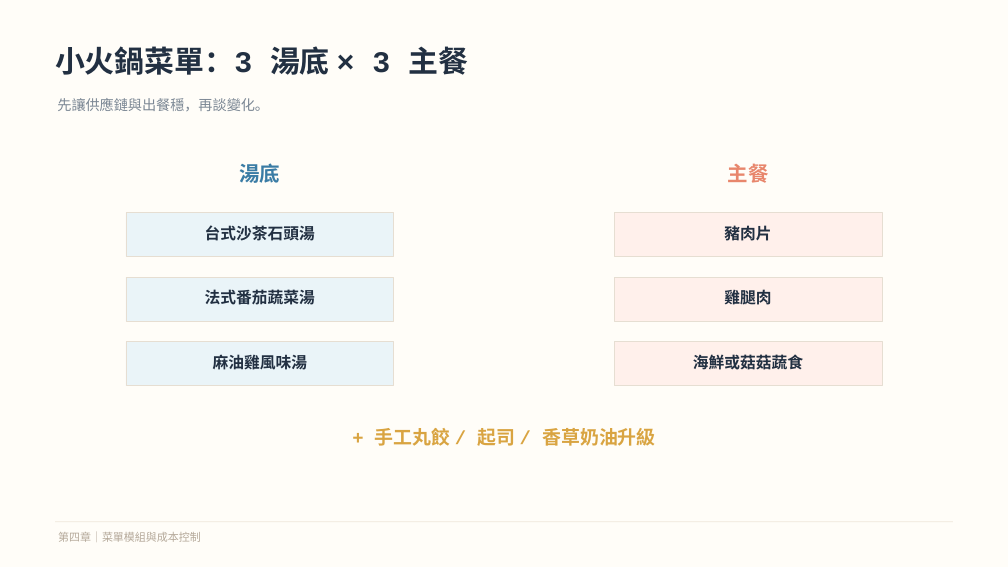
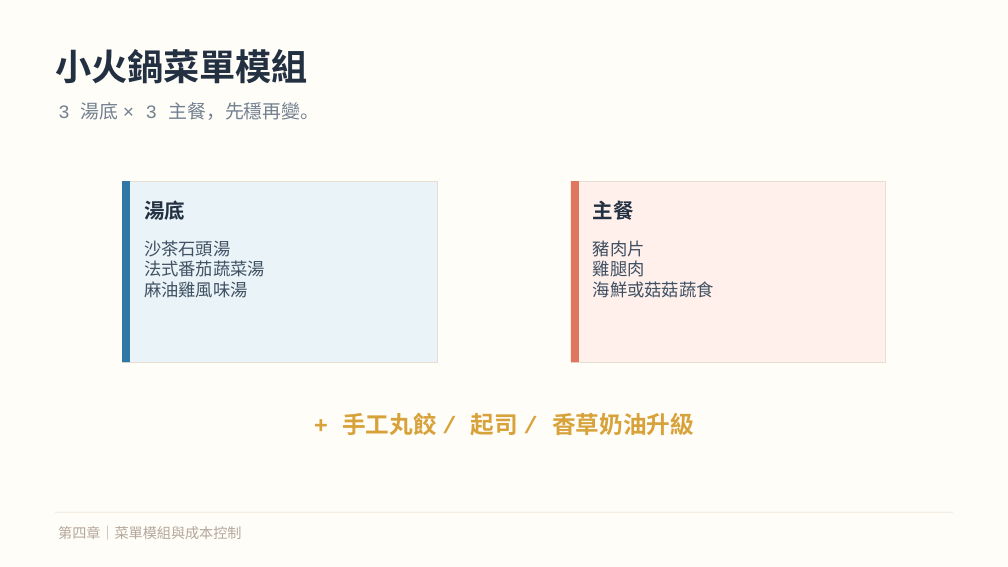
Before and after one commit to davidivy/20260601-new, a slide deck: slide 10 of 微型餐飲創業教學簡報_葉佳山.pptx. Drawn at 1008x567 pixels with LibreOffice and Linux fonts; fonts in the diff are those of the drawing. Boxes give left, top, right and bottom in pixels: in the first picture for what was removed or moved away, otherwise in the second. Text is boxed around its words. In the diff, an @@ line names an element or a change of style, - is before the commit and + after.

```diff
--- a/微型餐飲創業教學簡報_葉佳山.pptx
+++ b/微型餐飲創業教學簡報_葉佳山.pptx
@@ text at (55,49,308,84): text changed; size 28.5 to 34.5 pt @@
-小火鍋菜單：3 湯底 × 3 主餐
+小火鍋菜單模組
@@ text at (58,102,319,120): text changed; size 13.5 to 18 pt; text colour #7B8794 to #728090 @@
-先讓供應鏈與出餐穩，再談變化。
+3 湯底 × 3 主餐，先穩再變。
@@ rectangle: place and size @@
-rectangle at (126,278,394,321)
+rectangle at (122,181,437,363)
@@ rectangle added at (122,181,129,363), fill #2F78A6 @@
@@ text "湯底": place and size @@
-text "湯底" at (239,163,280,183)
+text "湯底" at (144,200,185,220)
@@ text "湯底" at (144,200,185,220): text colour #3A7CA5 to #223042; alignment centre to left @@
@@ rectangle: place and size @@
-rectangle at (614,278,882,321)
+rectangle at (571,181,886,363)
@@ rectangle added at (571,181,578,363), fill #E1765E @@
@@ text "主餐": place and size @@
-text "主餐" at (728,163,769,183)
+text "主餐" at (593,200,634,220)
@@ text "主餐" at (593,200,634,220): text colour #E8866C to #223042; alignment centre to left @@
@@ rectangle removed at (126,212,394,256) @@
@@ text "豬肉片": place and size @@
-text "豬肉片" at (693,354,803,370)
+text "豬肉片" at (593,240,714,298)
@@ rectangle removed at (614,212,882,256) @@
@@ text removed at (724,225,771,241) @@
-豬肉片
@@ text at (144,240,265,298): text changed; size 15 to 16.5 pt; text colour #223042 to #405163; bold off @@
-台式沙茶石頭湯
+沙茶石頭湯
+法式番茄蔬菜湯
+麻油雞風味湯
@@ text at (593,240,645,277): paragraphs added @@
+豬肉片
+雞腿肉
@@ text removed at (205,289,315,305) @@
-法式番茄蔬菜湯
@@ text at (593,281,714,298): size 15 to 16.5 pt, text colour #223042 to #405163, bold off in "海鮮或菇菇蔬食"; alignment centre to left @@
@@ text removed at (724,288,771,309) @@
-雞腿肉
@@ rectangle removed at (126,342,394,386) @@
@@ text removed at (213,355,307,370) @@
-麻油雞風味湯
@@ rectangle removed at (614,342,882,386) @@
@@ text "+ 手工丸餃 / 起司 / ...": place and size @@
-text "+ 手工丸餃 / 起司 / ..." at (375,428,655,446)
+text "+ 手工丸餃 / 起司 / ..." at (342,413,694,435)
@@ text "+ 手工丸餃 / 起司 / ..." at (342,413,694,435): size 18 to 22.5 pt, text colour #D9A441 to #D8A23B @@
@@ rectangle: place and size @@
-rectangle at (55,522,954,523)
+rectangle at (55,512,954,513)
@@ rectangle at (55,512,954,513): fill #EFE7DA to #EEE5D8 @@
@@ text "第四章｜菜單模組與成本控制" at (58,526,241,539): size 10.5 to 13.5 pt, text colour #B5A99A to #B3A79B @@
```
Also in this commit, not shown: 13 other slides changed, 1 slide added, 2 slides removed, 1 other file.
